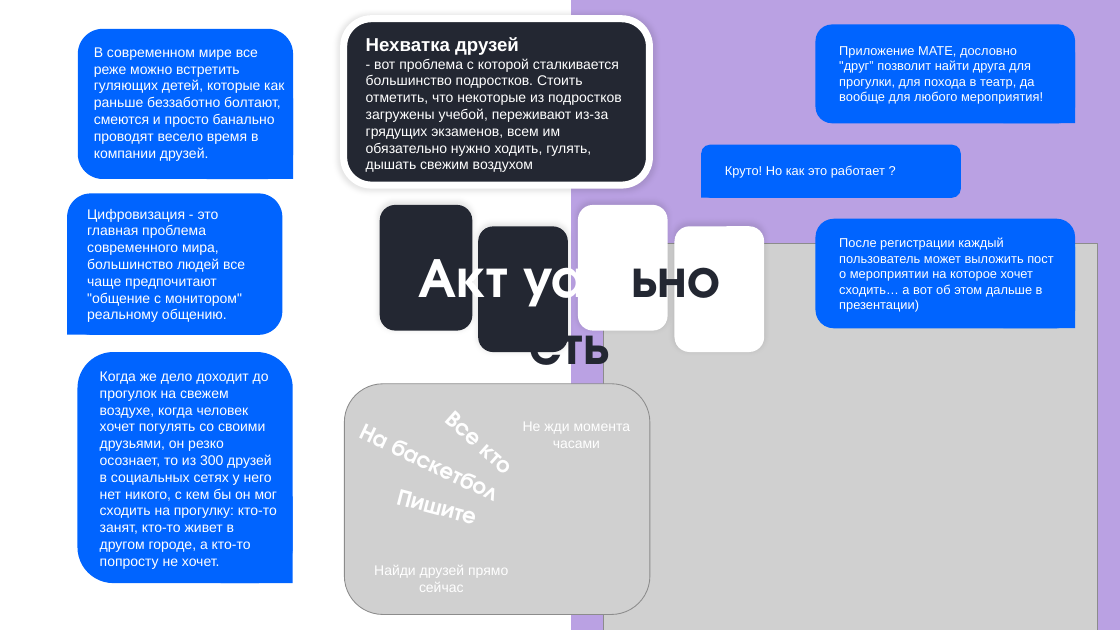
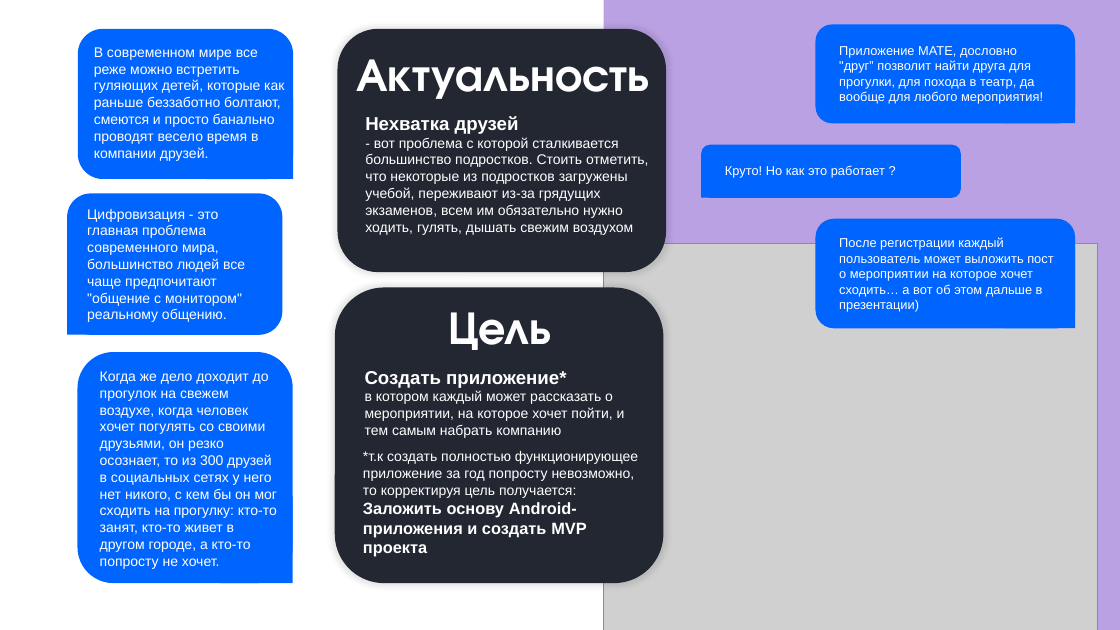
Before and after one commit to Nik134570/M.A.T.E, a slide deck: slide 2 of MATE_Final.pptx. Drawn at 1120x630 pixels with LibreOffice and Linux fonts; fonts in the diff are those of the drawing; grey boxes stand for pictures. Boxes give left, top, right and bottom in pixels: in the first picture for what was removed or moved away, otherwise in the second. Text is boxed around its words. In the diff, an @@ line names an element or a change of style, - is before the commit and + after.

```diff
--- a/MATE_Final.pptx
+++ b/MATE_Final.pptx
@@ rounded rectangle: place and size @@
-rounded rectangle at (344, 18, 649, 185)
+rounded rectangle at (338, 29, 666, 272)
@@ rounded rectangle at (338, 29, 666, 272): outline #FFFFFF 6 pt to none @@
@@ rectangle: place and size @@
-rectangle at (571, 0, 1096, 630)
+rectangle at (604, 0, 1097, 630)
@@ text added at (356, 59, 649, 99), 40 pt, text #FFFFFF, bold @@
+Актуальность
@@ text "Нехватка друзей" rewrapped from (366, 37, 622, 172) to (365, 116, 649, 235) @@
@@ rounded rectangle removed at (380, 205, 472, 331) @@
@@ rounded rectangle removed at (578, 205, 668, 331) @@
@@ rounded rectangle removed at (478, 226, 568, 352) @@
@@ rounded rectangle removed at (674, 226, 764, 352) @@
@@ text removed at (419, 244, 720, 378) @@
-Акт уал ьно сть
@@ rounded rectangle added at (335, 287, 664, 583), fill #232732 @@
@@ text added at (448, 312, 551, 350), 40 pt, text #FFFFFF, bold @@
+Цель
@@ text added at (365, 371, 625, 438), 12 pt, text #FFFFFF @@
+Создать приложение*
+в котором каждый может рассказать о мероприятии, на которое хочет пойти, и тем самым набрать компанию
@@ group removed at (337, 372, 650, 615): 5 texts, 1 picture @@
-Все кто
-На баскетбол
-Пишите
-Найди друзей прямо сейчас
-Не жди момента часами
@@ text added at (363, 451, 638, 557), 12 pt, text #FFFFFF @@
+*т.к создать полностью функционирующее приложение за год попросту невозможно, то корректируя цель получается:
+Заложить основу Android-приложения и создать MVP проекта
```
Also in this commit, not shown: 1 other slide changed, 15 slides added.
